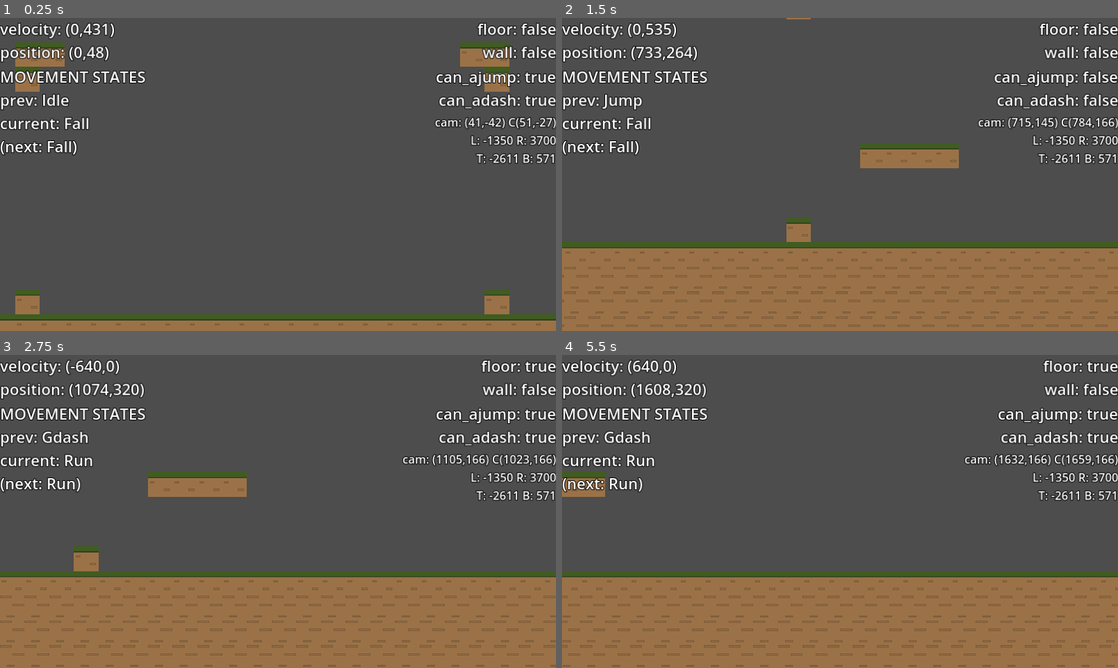
Above: before the commit, frames 1-4 (two rows, left to right).
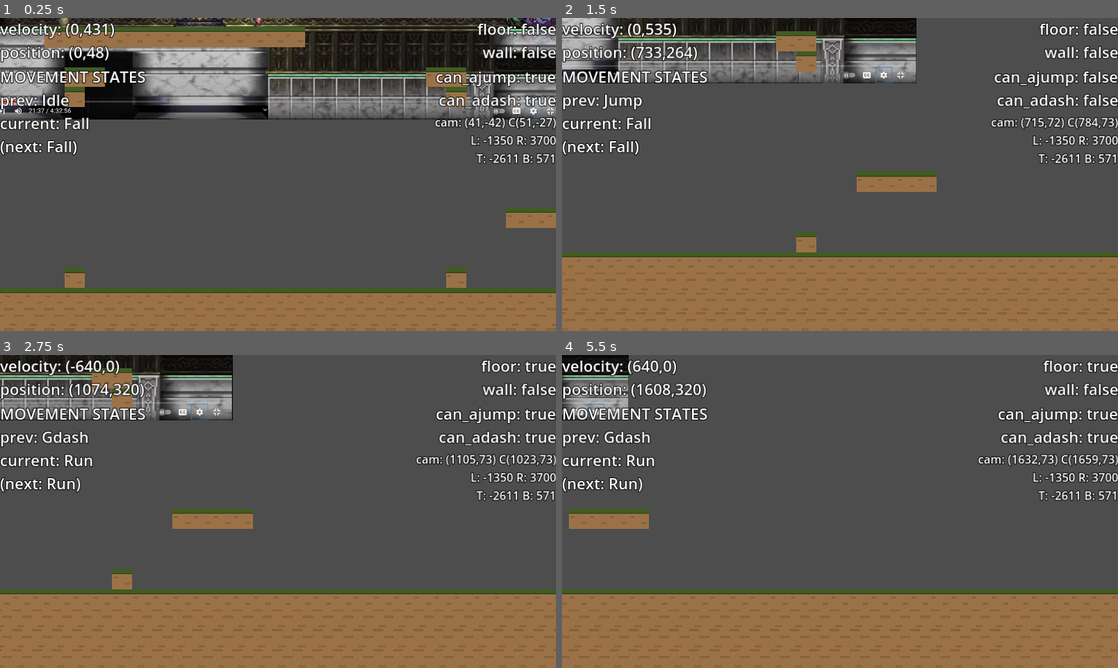
Above: after the commit, the same moments.

Repository: azylazide/untitled-hw-game-G4
Game: Godot game, scene res://src/levels/level_test.tscn
Two runs of this game, one before a commit and one after it. Both use one fixed random seed, a clock stepped at 60 frames per second and the inputs below.
Inputs:
- Up to frame 1 (0.25 s): no input
- Up to frame 2 (1.5 s): tap Enter (ui_accept) at 0.5 s; hold X (dash) 0.53-1.28 s; hold D (right) from 0.53 s (still down); tap Space (jump) at 0.77 s; tap X (dash) at 1.35 s
- Up to frame 3 (2.75 s): tap Space (jump) at 1.52 s; release D (right) at 2.03 s; hold A (left) from 2.03 s (still down); hold X (dash) from 2.03 s (still down)
- Up to frame 4 (5.5 s): release A (left) at 2.78 s; release X (dash) at 2.78 s; hold D (right) 2.78-4.28 s; tap X (dash) at 2.85, 4.35 s; tap Space (jump) at 3.02, 3.77, 4.52 s; hold X (dash) 3.53-4.28 s; hold A (left) 4.28-5.03 s; hold D (right) from 5.03 s (still down); hold X (dash) from 5.03 s (still down)

The runs differ from the first frame. In frame 1, 36% of the frame differs, in the area x 0-100%, y 0-100%; in frame 2, 20%; in frame 3, 19%; in frame 4, 13%.

Commit message:
testing zoom, probably change resolution later

Diff:
--- a/src/levels/level_test.tscn
+++ b/src/levels/level_test.tscn
@@ -1,10 +1,11 @@
-[gd_scene load_steps=9 format=3 uid="uid://cq8xovnm471mk"]
+[gd_scene load_steps=10 format=3 uid="uid://cq8xovnm471mk"]
 
 [ext_resource type="Script" path="res://src/levels/LevelTemplate.gd" id="1_f8yqe"]
 [ext_resource type="TileSet" uid="uid://dsgrixorcwhe3" path="res://src/levels/debugtileset.tres" id="2_ilwmr"]
 [ext_resource type="PackedScene" uid="uid://b3xsy3bblplxe" path="res://src/actors/player.tscn" id="3_v4txi"]
 [ext_resource type="Script" path="res://src/camera_bound_box.gd" id="4_yupxf"]
 [ext_resource type="Script" path="res://src/RemoteCamera.gd" id="5_oftha"]
+[ext_resource type="Texture2D" uid="uid://cp1jwnrrrcbdg" path="res://assets/sample test scale.png" id="6_mj05s"]
 
 [sub_resource type="RectangleShape2D" id="RectangleShape2D_u8m06"]
 size = Vector2(5051, 3182)
@@ -19,10 +20,14 @@
 script = ExtResource("1_f8yqe")
 metadata/_edit_lock_ = true
 
+[node name="SampleTestScale" type="Sprite2D" parent="."]
+position = Vector2(0, -757)
+texture = ExtResource("6_mj05s")
+
 [node name="TileMap" type="TileMap" parent="."]
 tile_set = ExtResource("2_ilwmr")
 format = 2
-layer_0/tile_data = PackedInt32Array(393197, 65536, 1, 39319 …(32766 unchanged characters)…  0, -393208, 65536, 0, -327671, 65536, 0)
+layer_0/tile_data = PackedInt32Array(393197, 65536, 1, 39319 …(32766 unchanged characters)…  0, -393208, 65536, 0, -327671, 65536, 0, -458753, 65536, 0, -524288, 65536, 0, -524287, 65536, 0)
 metadata/_edit_lock_ = true
 
 [node name="Player" parent="." instance=ExtResource("3_v4txi")]
@@ -53,6 +58,6 @@
 shape = SubResource("RectangleShape2D_b5hyq")
 
 [node name="RemoteCamera" type="Camera2D" parent="." node_paths=PackedStringArray("player")]
-zoom = Vector2(0.8, 0.8)
+zoom = Vector2(0.65, 0.65)
 script = ExtResource("5_oftha")
 player = NodePath("../Player")
Binary file added: assets/sample test scale.png
Not shown, added: assets/sample test scale.png.import
